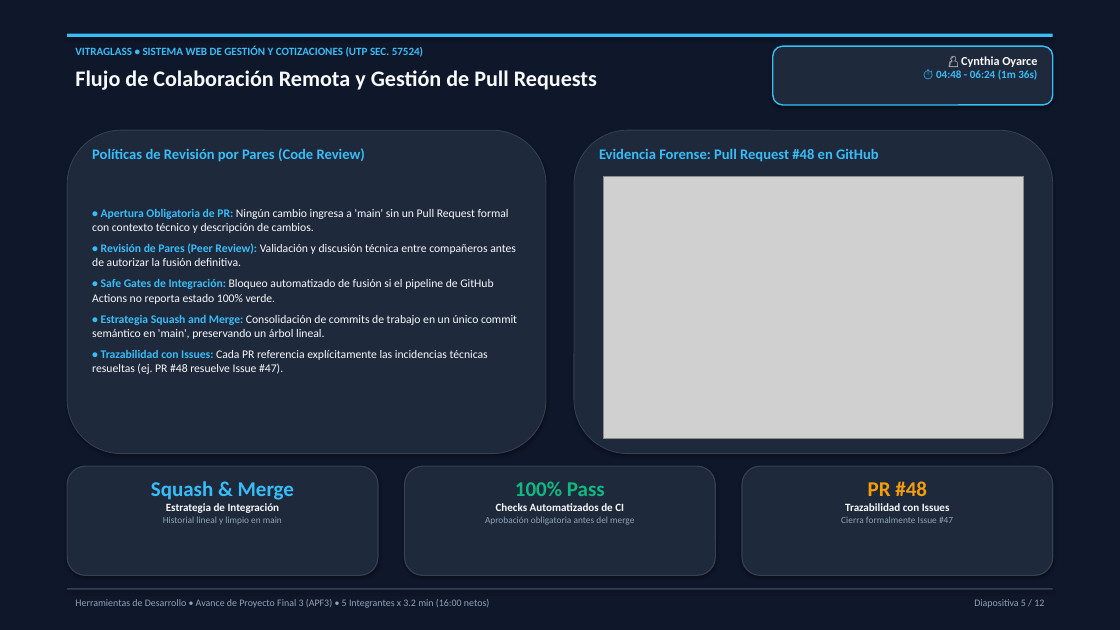
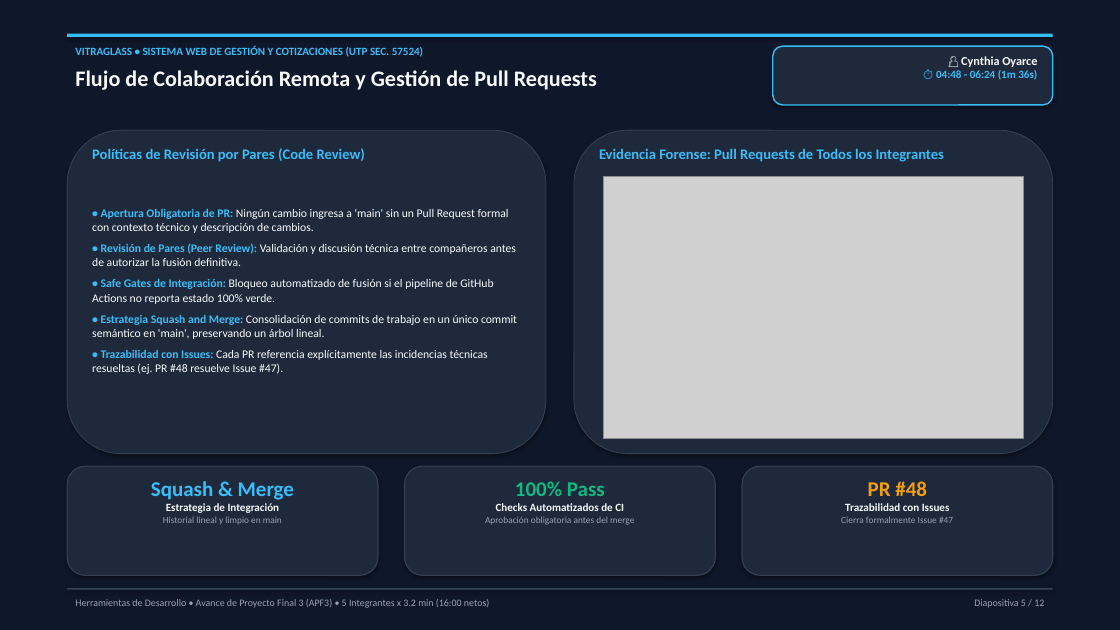
Before and after one commit to Arelizoyarce/front_end_vitraglass, a slide deck: slide 5 of docs/presentaciones/SUSTENTACION_APF3_VITRAGLASS.pptx. Drawn at 1120x630 pixels with LibreOffice and Linux fonts; fonts in the diff are those of the drawing; grey boxes stand for pictures. Boxes give left, top, right and bottom in pixels: in the first picture for what was removed or moved away, otherwise in the second. Text is boxed around its words. In the diff, an @@ line names an element or a change of style, - is before the commit and + after.

Commit message:
docs(apf3): actualizar capturas de alta resolucion de todos los integrantes y balancear diagramacion APA 7

```diff
--- a/docs/presentaciones/SUSTENTACION_APF3_VITRAGLASS.pptx
+++ b/docs/presentaciones/SUSTENTACION_APF3_VITRAGLASS.pptx
@@ text at (x1=599, y1=148, x2=944, y2=162): text changed @@
-Evidencia Forense: Pull Request #48 en GitHub
+Evidencia Forense: Pull Requests de Todos los Integrantes
```
Also in this commit, not shown: 2 other slides changed, 15 other files.
